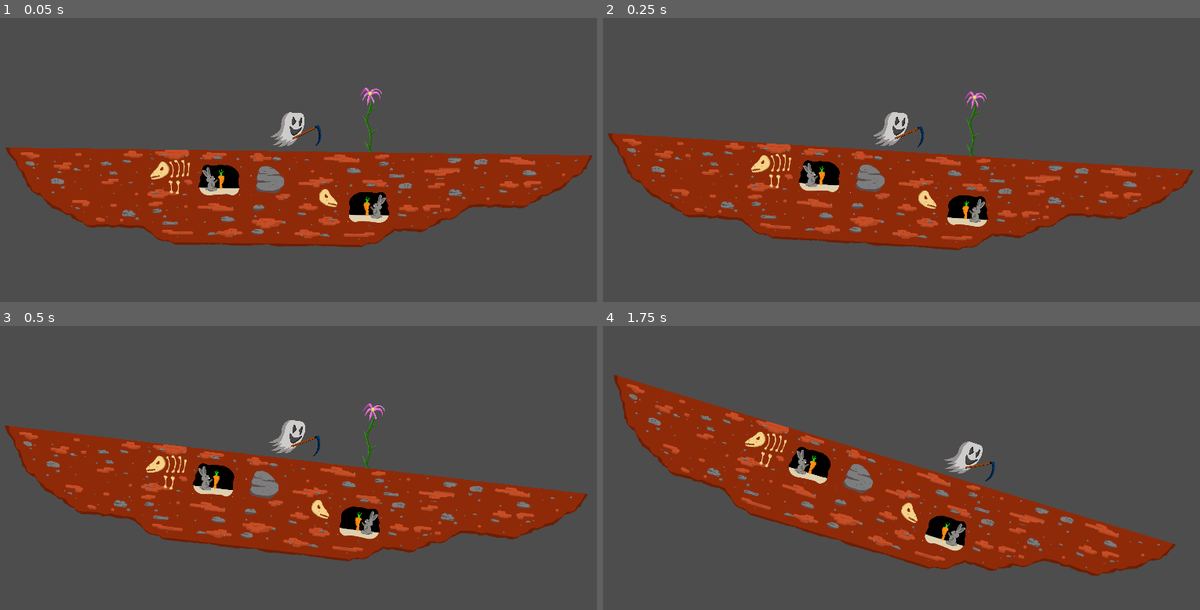
Above: before the commit, frames 1-4 (two rows, left to right).
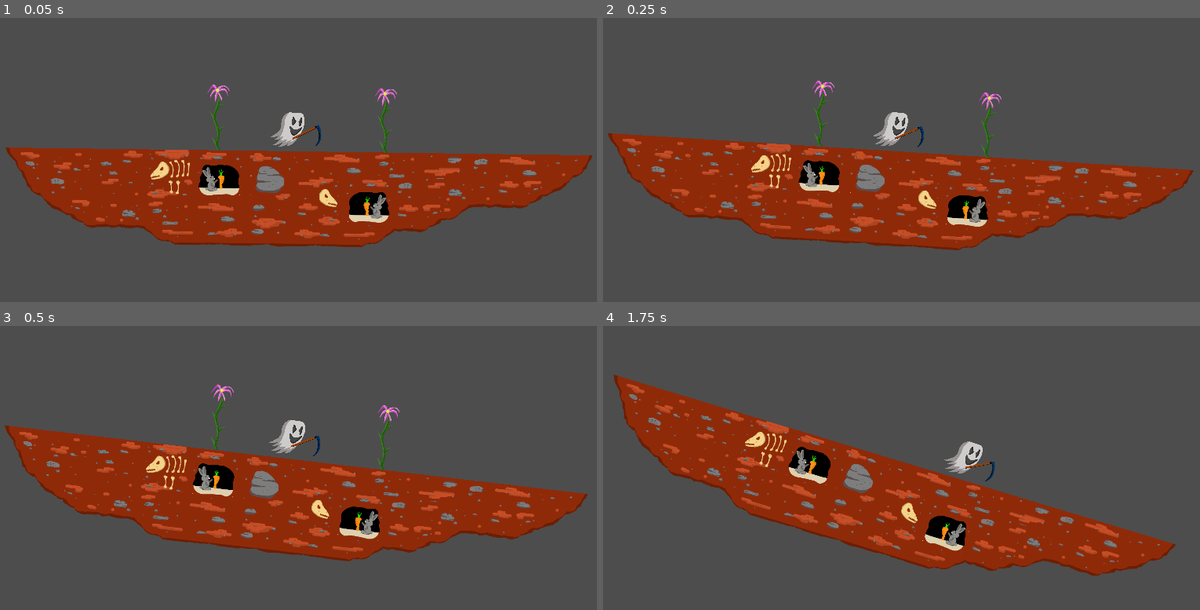
Above: after the commit, the same moments.

Repository: Stennsen/Elephanturtle
Game: Godot game, scene res://scenes/level/diskworld.tscn
The game is run twice, just before and just after one commit, with the same random seed, the same clock (stepped at 60 frames per second) and the same inputs. The project has no main scene, so this scene is started directly.
Inputs:
- Up to frame 1 (0.05 s): no input
- Up to frame 2 (0.25 s): no input
- Up to frame 3 (0.5 s): no input
- Up to frame 4 (1.75 s): hold E (crop) 0.53-1.28 s; hold D (right) from 0.53 s (still down); tap E (crop) at 1.35 s

The runs differ from the first frame. In frame 1, 0.5% of the frame differs, in the area x 34-67%, y 23-48%; in frame 2, 0.5%; in frame 3, 0.5%; in frame 4, nothing differs.

Commit message:
yesterdays last changes

Diff:
--- a/scenes/entities/plants/daisy/daisy.gd
+++ b/scenes/entities/plants/daisy/daisy.gd
@@ -5,6 +5,12 @@
 # Called when the node enters the scene tree for the first time.
 func _ready():
 	pass # Replace with function body.
+'''signal flower_cropped
+
+func _on_interaction():
+	# Your logic for handling the interaction (e.g., play animations, effects, etc.)
+	# Then, emit the signal to indicate that the flower has been cropped
+	emit_signal("flower_cropped")'''
 
 
 # Called every frame. 'delta' is the elapsed time since the previous frame.
--- a/scenes/entities/plants/daisy/daisy.tscn
+++ b/scenes/entities/plants/daisy/daisy.tscn
@@ -1,22 +1,23 @@
-[gd_scene load_steps=5 format=3 uid="uid://dx3ap5ow707py"]
+[gd_scene load_steps=5 format=3 uid="uid://5161kjoqnjdg"]
 
-[ext_resource type="Script" path="res://scenes/entities/plants/daisy/daisy.gd" id="1_taigx"]
-[ext_resource type="Texture2D" uid="uid://b1bvtkolgoxcs" path="res://assets/graphics/entities/plants/plant1.png" id="1_xyqf3"]
-[ext_resource type="AudioStream" uid="uid://csc7ib68hputh" path="res://scenes/entities/plants/daisy/stepping_on_leaf.wav" id="2_1pvqb"]
+[ext_resource type="Texture2D" uid="uid://b1bvtkolgoxcs" path="res://assets/graphics/entities/plants/plant1.png" id="1_al6w7"]
+[ext_resource type="Script" path="res://scenes/entities/plants/daisy/daisy.gd" id="1_gegsr"]
+[ext_resource type="AudioStream" uid="uid://csc7ib68hputh" path="res://scenes/entities/plants/daisy/stepping_on_leaf.wav" id="2_ctfak"]
 
-[sub_resource type="CapsuleShape2D" id="CapsuleShape2D_qjpdj"]
+[sub_resource type="CapsuleShape2D" id="CapsuleShape2D_1u8tm"]
 radius = 77.0
 height = 630.0
 
-[node name="Daisy" type="Area2D"]
-script = ExtResource("1_taigx")
+[node name="daisy" type="Area2D"]
+script = ExtResource("1_gegsr")
 
 [node name="CollisionShape2D" type="CollisionShape2D" parent="."]
 position = Vector2(-1, 38)
-shape = SubResource("CapsuleShape2D_qjpdj")
+shape = SubResource("CapsuleShape2D_1u8tm")
 
 [node name="Sprite2D" type="Sprite2D" parent="."]
-texture = ExtResource("1_xyqf3")
+texture = ExtResource("1_al6w7")
 
 [node name="crop_sound" type="AudioStreamPlayer2D" parent="."]
-stream = ExtResource("2_1pvqb")
+stream = ExtResource("2_ctfak")
+volume_db = 1.04
--- a/scenes/entities/player/player.gd
+++ b/scenes/entities/player/player.gd
@@ -42,10 +42,6 @@
 	move_and_slide()
 
 
-
-
-
-
 func _on_plant_1_body_entered(body):
 	if body.is_in_group("Ghost"):
-		print("touched plant - could be cropped with E")
+		print("daisy: can be cropped with E")
--- a/scenes/level/diskworld.tscn
+++ b/scenes/level/diskworld.tscn
@@ -1,11 +1,9 @@
-[gd_scene load_steps=10 format=3 uid="uid://bd650bfu5ntqp"]
+[gd_scene load_steps=7 format=3 uid="uid://bd650bfu5ntqp"]
 
 [ext_resource type="Script" path="res://scenes/level/diskworld.gd" id="1_buow7"]
 [ext_resource type="Texture2D" uid="uid://c0lxpelb6535w" path="res://assets/graphics/level/tileset.png" id="2_f2qoh"]
 [ext_resource type="PackedScene" uid="uid://c2gp01ppn3bs2" path="res://scenes/entities/player/player.tscn" id="3_08eds"]
-[ext_resource type="Texture2D" uid="uid://b1bvtkolgoxcs" path="res://assets/graphics/entities/plants/plant1.png" id="4_2gitt"]
-[ext_resource type="Script" path="res://scenes/entities/plants/daisy/daisy.gd" id="4_hyvn4"]
-[ext_resource type="AudioStream" uid="uid://csc7ib68hputh" path="res://scenes/entities/plants/daisy/stepping_on_leaf.wav" id="5_lb1x2"]
+[ext_resource type="PackedScene" uid="uid://5161kjoqnjdg" path="res://scenes/entities/plants/daisy/daisy.tscn" id="4_15r1e"]
 
 [sub_resource type="TileSetAtlasSource" id="TileSetAtlasSource_nn7e4"]
 texture = ExtResource("2_f2qoh")
@@ -349,10 +347,6 @@
 physics_layer_0/collision_layer = 1
 sources/0 = SubResource("TileSetAtlasSource_nn7e4")
 
-[sub_resource type="CapsuleShape2D" id="CapsuleShape2D_qu8at"]
-radius = 77.0
-height = 630.0
-
 [node name="diskworld" type="Node2D"]
 script = ExtResource("1_buow7")
 
@@ -368,18 +362,8 @@
 [node name="Player" parent="." instance=ExtResource("3_08eds")]
 position = Vector2(0, 0)
 
-[node name="plant1" type="Area2D" parent="."]
-position = Vector2(772, -124)
-collision_layer = 2
-script = ExtResource("4_hyvn4")
-metadata/_edit_group_ = true
-
-[node name="CollisionShape2D" type="CollisionShape2D" parent="plant1"]
-position = Vector2(-1, 38)
-shape = SubResource("CapsuleShape2D_qu8at")
-
-[node name="Sprite2D" type="Sprite2D" parent="plant1"]
-texture = ExtResource("4_2gitt")
-
-[node name="crop_sound" type="AudioStreamPlayer2D" parent="plant1"]
-stream = ExtResource("5_lb1x2")
+[node name="daisy" parent="." instance=ExtResource("4_15r1e")]
+position = Vector2(-783, -136)
+
+[node name="daisy2" parent="." instance=ExtResource("4_15r1e")]
+position = Vector2(925, -123)
